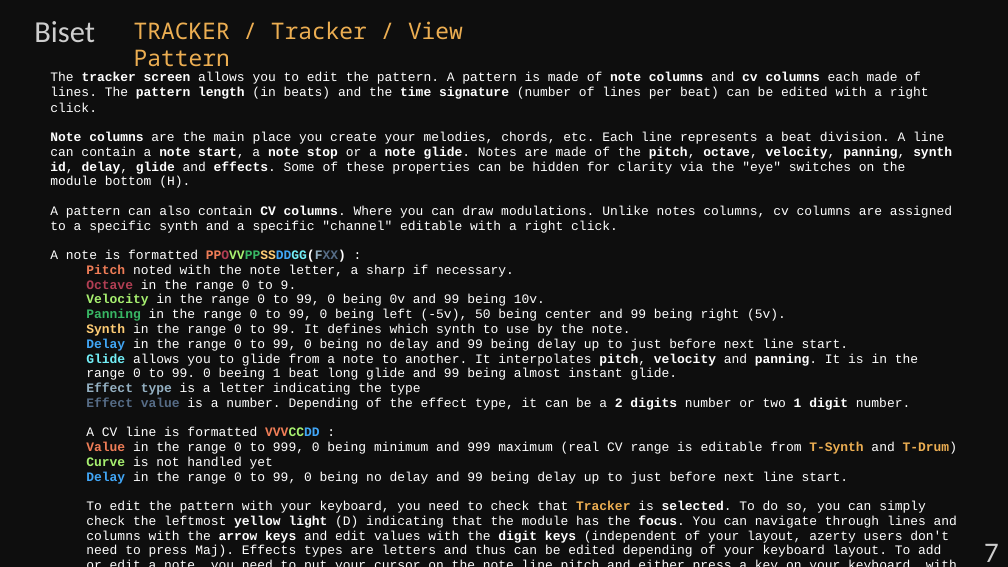
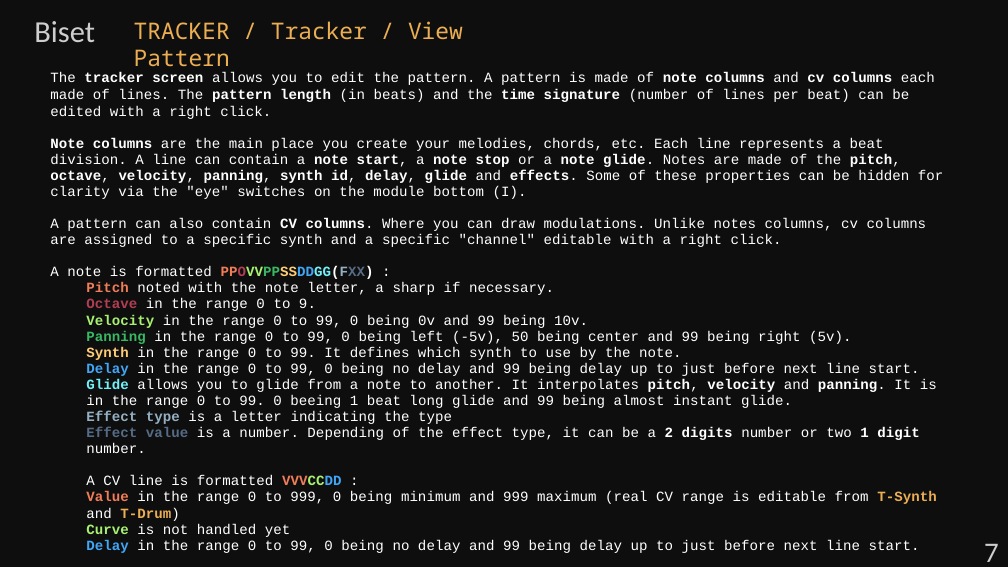
Before and after one commit to gibbonjoyeux/VCV-Biset, a slide deck: slide 8 of doc/Manual-Tracker.odp. Drawn at 1008x567 pixels with LibreOffice and Linux fonts; fonts in the diff are those of the drawing. Boxes give left, top, right and bottom in pixels: in the first picture for what was removed or moved away, otherwise in the second. Text is boxed around its words. In the diff, an @@ line names an element or a change of style, - is before the commit and + after.

```diff
--- a/doc/Manual-Tracker.odp
+++ b/doc/Manual-Tracker.odp
@@ text at <box>50,72,937,553</box>: size 10.2 to 11.1 pt in "The tracker screen allows you to edit ...", "A pattern can also contain CV columns. ...", "A note is formatted PPOVVPPSSDDGG(FXX) :", "Pitch noted with the note letter, a ..." and 12 more places @@
@@ text at <box>50,137,943,199</box>: text changed; size 10.2 to 11.1 pt @@
-Note columns are the main place you create your melodies, chords, etc. Each line represents a beat division. A line can contain a note start, a note stop or a note glide. Notes are made of the pitch, octave, velocity, panning, synth id, delay, glide and effects. Some of these properties can be hidden for clarity via the "eye" switches on the module bottom (H).
+Note columns are the main place you create your melodies, chords, etc. Each line represents a beat division. A line can contain a note start, a note stop or a note glide. Notes are made of the pitch, octave, velocity, panning, synth id, delay, glide and effects. Some of these properties can be hidden for clarity via the "eye" switches on the module bottom (I).
@@ text at <box>86,501,957,543</box>: paragraph removed @@
-To edit the pattern with your keyboard, you need to check that Tracker is selected. To do so, you can simply check the leftmost yellow light (D) indicating that the module has the focus. You can navigate through lines and columns with the arrow keys and edit values with the digit keys (independent of your layout, azerty users don't need to press Maj). Effects types are letters and thus can be edited depending of your keyboard layout. To add or edit a note, you need to put your cursor on the note line pitch and either press a key on your keyboard, with the classic VCV 2 octaves layout or a key on your midi keyboard (connection can be made via the main Tracker context menu with right click).
```
Also in this commit, not shown: 4 other slides changed, 5 other files.
